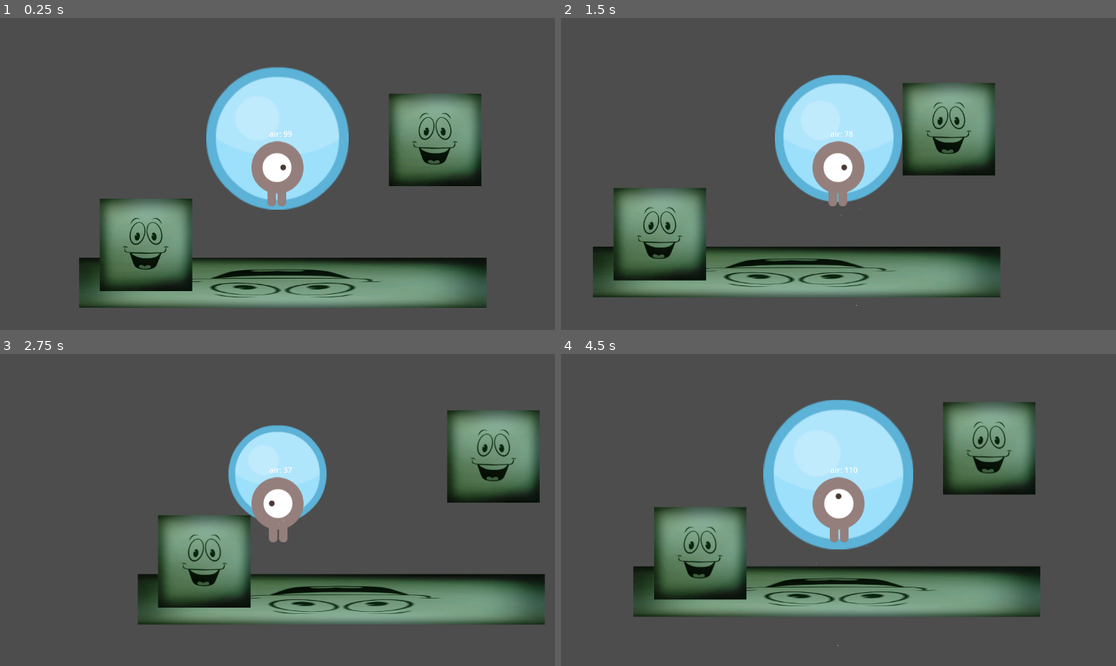
Above: before the commit, frames 1-4 (two rows, left to right).
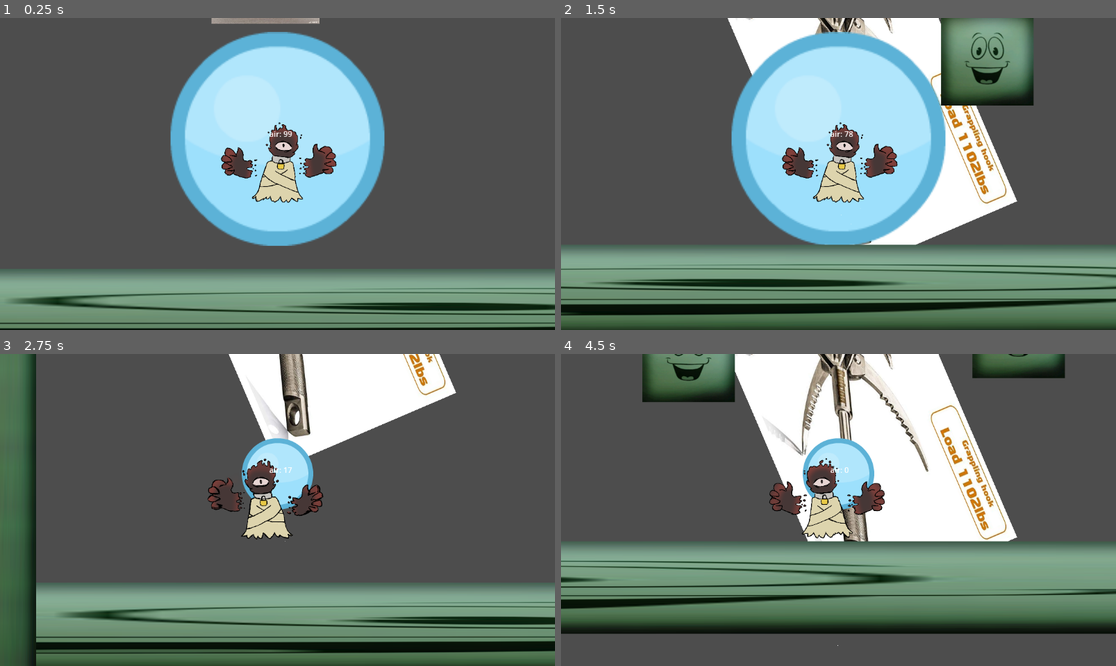
Above: after the commit, the same moments.

Repository: XabierMatute/bubbleworld
Game: Godot game, scene res://testchamber_1.tscn
The game is run twice, just before and just after one commit, with the same random seed, the same clock (stepped at 60 frames per second) and the same inputs. The project has no main scene, so this scene is started directly.
Inputs:
- Up to frame 1 (0.25 s): no input
- Up to frame 2 (1.5 s): tap Enter (ui_accept) at 0.5, 0.77 s; hold Right (ui_right) from 0.53 s (still down); tap Shift (dash) at 0.6 s; tap G (gancho, bound only after the commit) at 0.8, 1.35 s
- Up to frame 3 (2.75 s): tap Enter (ui_accept) at 1.52 s; tap Shift (dash) at 1.55, 2.1 s; release Right (ui_right) at 2.03 s; hold Left (ui_left) from 2.03 s (still down); tap G (gancho, bound only after the commit) at 2.3 s
- Up to frame 4 (4.5 s): release Left (ui_left) at 2.78 s; hold Right (ui_right) 2.78-4.28 s; tap G (gancho, bound only after the commit) at 2.85, 3.8, 4.35 s; tap Enter (ui_accept) at 3.02, 3.77 s; tap Shift (dash) at 3.05, 3.6 s; hold Left (ui_left) from 4.28 s (still down)

The runs differ from the first frame. In frame 1, 42% of the frame differs, in the area x 0-100%, y 0-100%; in frame 2, 56%; in frame 3, 46%; in frame 4, 55%.

Commit message:
me rindo con el gancho

Diff:
--- /dev/null
+++ b/protogamejam/gancho.gd
@@ -0,0 +1,35 @@
+extends RigidBody2D
+
+var moving_up: bool = false
+var speed: float = 1000.0  # Velocidad de movimiento
+@onready var raycast: RayCast2D = $RayCast2D  # Asegúrate de tener un RayCast2D como hijo del nodo
+
+func _ready() -> void:
+	position *= 0
+	hide()  # Oculta el nodo inicialmente
+
+func _process(delta: float) -> void:
+	if moving_up:
+		#if not raycast.is_colliding():  # Si no choca con nada
+		position.y -= speed * delta  # Mover hacia arriba
+
+func ganchear() -> void:
+	position *= 0
+	moving_up = true
+	show()  # Asegúrate de que el nodo sea visible al moverse
+
+func _on_collision() -> void:
+	moving_up = false
+	raycast
+	print("¡Gancho colisionó con ", raycast.get_collider())
+
+
+func _on_area_entered(area: Area2D) -> void:
+	moving_up = false
+	raycast
+	print("¡Gancho colisionó con ", raycast.get_collider())
+
+
+func _on_body_entered(body: Node) -> void:
+	moving_up = false
+	print("¡Gancho colisionó con ", body)
--- a/protogamejam/placeholders/YMwall.tscn
+++ b/protogamejam/placeholders/YMwall.tscn
@@ -6,6 +6,8 @@
 size = Vector2(3.04742, 4.0709)
 
 [node name="YMwall" type="StaticBody2D"]
+collision_layer = 257
+collision_mask = 257
 
 [node name="Sprite2D" type="Sprite2D" parent="."]
 texture = ExtResource("1_hlaxk")
--- a/protogamejam/placeholders/y_mwallreactive.gd
+++ b/protogamejam/placeholders/y_mwallreactive.gd
@@ -25,7 +25,8 @@
 		body.air += 50
 		$Area2D/AnimatedSprite2D.play("dinosaurio")
 	else:
-		body.air -= 50
+		#body.air -= 50
+		body.get_hit(50)
 
 
 # Cuando un cuerpo sale, revisa si no quedan más cuerpos y pausa la animación.
--- a/protogamejam/player.gd
+++ b/protogamejam/player.gd
@@ -13,6 +13,8 @@
 var jump_air_cosumption = base_jump_air_cosumption
 @export var dash_velocity = 1000
 
+var num_of_stage = 3
+
 var air := initial_air
 
 var alive = true
@@ -24,11 +26,14 @@
 func _ready() -> void:
 	alive = true
 	air = initial_air
-	$Bubble.scale *= 2
+	$Bubble.scale *= num_of_stage
 	$AnimatedSprite2D.animation = "walk"
 
 func get_bubble_percentage():
 	return float(air) / initial_air
+
+func get_bubble_stage():
+	return int(num_of_stage * get_bubble_percentage() + 1)
 
 func handle_animation():
 	$AnimatedSprite2D.flip_v = false
@@ -37,18 +42,30 @@
 	if dashing:
 		$AnimatedSprite2D.play("dash")
 		return
+	if hitted:
+		$AnimatedSprite2D.play("hit")
+		return
 	if velocity.x < 0:
 		looking_left = true
 	elif velocity.x > 0:
 		looking_left = false
 	if velocity.y < 0:
-		$AnimatedSprite2D.play("swim")
+		$AnimatedSprite2D.play("walk")
+		#$AnimatedSprite2D.play("swim")
 	elif velocity.x != 0:
 		$AnimatedSprite2D.play("walk")
 	else:
-		$AnimatedSprite2D.stop()
+		$AnimatedSprite2D.play("idle")
 
+var hitted = false
 
+func get_hit(damage):
+	print("hothit")
+	if hitted:
+		return
+	$HitTimer.start()
+	air -= damage
+	hitted = true
 
 func _process(delta: float) -> void:
 	handle_animation()
@@ -56,14 +73,19 @@
 	if air < 0:
 		air = 0
 		emit_signal("popped")
+		#get_hit()
+		#$AnimatedSprite2D.play("hit")
 		# debug
-		air = 111
-	$Bubble.scale = Vector2(2 ,2) * ((get_bubble_percentage()) / 2 + 0.5)
+		air = 0
+	print(air)
+	$Bubble.scale = Vector2(1 , 1) * get_bubble_stage()
+	print($Bubble.scale)
 
 @export var dash = 400
+@export var gravity_scale = 0.42
 
 func get_player_gavity():
-	return get_gravity() * (1 - get_bubble_percentage())
+	return get_gravity() / get_bubble_stage() * gravity_scale
 
 func _physics_process(delta: float) -> void:
 	# Add the gravity.
@@ -102,10 +124,24 @@
 		else:
 			velocity.x = dash_velocity
 
+	if Input.is_action_just_pressed("gancho"):
+		trow_gancho()
+
 	move_and_slide()
 
+func trow_gancho():
+	print("gancheo")
+	$Gancho.show()
+	$Gancho.ganchear()
+	pass
 
 func _on_dash_timer_timeout() -> void:
 	print("ya no dashing")
 	dashing = false
-	$AnimatedSprite2D.animation = "walk"
+	$AnimatedSprite2D.animation = "idle"
+
+
+func _on_hit_timer_timeout() -> void:
+	print("ya no hit")
+	hitted = false
+	$AnimatedSprite2D.animation = "idle"
--- a/protogamejam/player.tscn
+++ b/protogamejam/player.tscn
@@ -1,16 +1,22 @@
-[gd_scene load_steps=12 format=3 uid="uid://dcfpr5h6neam3"]
+[gd_scene load_steps=18 format=3 uid="uid://dcfpr5h6neam3"]
 
-[ext_resource type="Texture2D" uid="uid://bs75oebvxkwjy" path="res://placeholders/playerGrey_walk1.png" id="1_63gth"]
 [ext_resource type="Script" path="res://player.gd" id="1_t4wjq"]
-[ext_resource type="Texture2D" uid="uid://bu2bwonreucq1" path="res://placeholders/playerGrey_up1.png" id="2_d25by"]
-[ext_resource type="Texture2D" uid="uid://btbh441gngkcr" path="res://placeholders/playerGrey_walk2.png" id="2_hu0ij"]
 [ext_resource type="Texture2D" uid="uid://dea51rsnxvofk" path="res://placeholders/enemySwimming_1.png" id="3_060qi"]
-[ext_resource type="Texture2D" uid="uid://dblibjv7o34dw" path="res://placeholders/playerGrey_up2.png" id="3_ikxjg"]
 [ext_resource type="Texture2D" uid="uid://dbefcp0st16ox" path="res://placeholders/enemySwimming_2.png" id="4_3fc6j"]
 [ext_resource type="Texture2D" uid="uid://dar5br35fx3x6" path="res://placeholders/ballBlue_10.png" id="4_775sq"]
+[ext_resource type="Texture2D" uid="uid://i61g2ktewqlm" path="res://art/player/idle/1.png" id="5_2ynes"]
+[ext_resource type="Texture2D" uid="uid://cxy0xii7frrqy" path="res://art/player/hit/1.png" id="5_y14i8"]
+[ext_resource type="Texture2D" uid="uid://b8cv2rlul1n8q" path="res://art/player/idle/2.png" id="6_j037p"]
+[ext_resource type="Texture2D" uid="uid://vi3v5jk74wf2" path="res://art/player/hit/2.png" id="6_jffqg"]
+[ext_resource type="Texture2D" uid="uid://bosomvrbd5nte" path="res://art/player/idle/3.png" id="7_q71tt"]
+[ext_resource type="Texture2D" uid="uid://lv6c4253nr0d" path="res://art/player/idle/4.png" id="8_w0ge6"]
+[ext_resource type="Texture2D" uid="uid://svr0gtu2cobi" path="res://art/player/idle/5.png" id="9_5a7mh"]
+[ext_resource type="Script" path="res://gancho.gd" id="14_scwqi"]
+[ext_resource type="Texture2D" uid="uid://xrshk7g8baas" path="res://placeholders/gancho.jpg" id="15_temt4"]
 
-[sub_resource type="RectangleShape2D" id="RectangleShape2D_1oovi"]
-size = Vector2(108, 132)
+[sub_resource type="CapsuleShape2D" id="CapsuleShape2D_wd3bi"]
+radius = 128.813
+height = 670.513
 
 [sub_resource type="CircleShape2D" id="CircleShape2D_qo8mw"]
 radius = 74.4312
@@ -30,26 +36,76 @@
 }, {
 "frames": [{
 "duration": 1.0,
-"texture": ExtResource("2_d25by")
+"texture": ExtResource("5_y14i8")
 }, {
 "duration": 1.0,
-"texture": ExtResource("3_ikxjg")
+"texture": ExtResource("6_jffqg")
 }],
 "loop": true,
-"name": &"swim",
+"name": &"hit",
 "speed": 5.0
 }, {
 "frames": [{
 "duration": 1.0,
-"texture": ExtResource("1_63gth")
+"texture": ExtResource("5_2ynes")
 }, {
 "duration": 1.0,
-"texture": ExtResource("2_hu0ij")
+"texture": ExtResource("6_j037p")
+}, {
+"duration": 1.0,
+"texture": ExtResource("7_q71tt")
+}, {
+"duration": 1.0,
+"texture": ExtResource("8_w0ge6")
+}, {
+"duration": 1.0,
+"texture": ExtResource("9_5a7mh")
+}, {
+"duration": 1.0,
+"texture": ExtResource("8_w0ge6")
+}, {
+"duration": 1.0,
+"texture": ExtResource("7_q71tt")
+}, {
+"duration": 1.0,
+"texture": ExtResource("6_j037p")
+}],
+"loop": true,
+"name": &"idle",
+"speed": 5.0
+}, {
+"frames": [{
+"duration": 1.0,
+"texture": ExtResource("5_2ynes")
+}, {
+"duration": 1.0,
+"texture": ExtResource("6_j037p")
+}, {
+"duration": 1.0,
+"texture": ExtResource("7_q71tt")
+}, {
+"duration": 1.0,
+"texture": ExtResource("8_w0ge6")
+}, {
+"duration": 1.0,
+"texture": ExtResource("9_5a7mh")
+}, {
+"duration": 1.0,
+"texture": ExtResource("8_w0ge6")
+}, {
+"duration": 1.0,
+"texture": ExtResource("7_q71tt")
+}, {
+"duration": 1.0,
+"texture": ExtResource("6_j037p")
 }],
 "loop": true,
 "name": &"walk",
 "speed": 5.0
 }]
+
+[sub_resource type="RectangleShape2D" id="RectangleShape2D_1oovi"]
+size = Vector2(108, 132)
 
 [node name="player" type="CharacterBody2D"]
 collision_layer = 3
@@ -57,9 +113,24 @@
 motion_mode = 1
 script = ExtResource("1_t4wjq")
 
-[node name="CollisionShape2D" type="CollisionShape2D" parent="."]
-position = Vector2(0, -1)
-shape = SubResource("RectangleShape2D_1oovi")
+[node name="Gancho" type="RigidBody2D" parent="."]
+visible = false
+collision_layer = 256
+collision_mask = 256
+script = ExtResource("14_scwqi")
+
+[node name="Sprite" type="Sprite2D" parent="Gancho"]
+position = Vector2(57.2502, -30.4779)
+rotation = 1.16529
+scale = Vector2(0.961024, 0.592301)
+texture = ExtResource("15_temt4")
+
+[node name="CollisionShape2D" type="CollisionShape2D" parent="Gancho"]
+shape = SubResource("CapsuleShape2D_wd3bi")
+
+[node name="RayCast2D" type="RayCast2D" parent="Gancho"]
+target_position = Vector2(50, 50)
+collision_mask = 256
 
 [node name="Bubble" type="CollisionShape2D" parent="."]
 position = Vector2(0, -76)
@@ -70,8 +141,11 @@
 texture = ExtResource("4_775sq")
 
 [node name="AnimatedSprite2D" type="AnimatedSprite2D" parent="."]
+position = Vector2(-11, -91)
+scale = Vector2(-0.3, 0.3)
 sprite_frames = SubResource("SpriteFrames_lqwtf")
-animation = &"dash"
+animation = &"walk"
+autoplay = "idle"
 
 [node name="PlatformDetector" type="RayCast2D" parent="."]
 
@@ -84,4 +158,14 @@
 wait_time = 0.42
 one_shot = true
 
+[node name="CollisionShape2D" type="CollisionShape2D" parent="."]
+position = Vector2(0, -1)
+shape = SubResource("RectangleShape2D_1oovi")
+
+[node name="HitTimer" type="Timer" parent="."]
+one_shot = true
+
+[connection signal="body_entered" from="Gancho" to="Gancho" method="_on_body_entered"]
+[connection signal="body_shape_entered" from="Gancho" to="Gancho" method="_on_body_shape_entered"]
 [connection signal="timeout" from="DashTimer" to="." method="_on_dash_timer_timeout"]
+[connection signal="timeout" from="HitTimer" to="." method="_on_hit_timer_timeout"]
--- a/protogamejam/project.godot
+++ b/protogamejam/project.godot
@@ -22,3 +22,8 @@
 , Object(InputEventKey,"resource_local_to_scene":false,"resource_name":"","device":-1,"window_id":0,"alt_pressed":false …(183 unchanged characters)…
 ]
 }
+gancho={
+"deadzone": 0.5,
+"events": [Object(InputEventKey,"resource_local_to_scene":false,"resource_name":"","device":-1,"window_id":0,"alt_pressed":false,"shift_pressed":false,"ctrl_pressed":false,"meta_pressed":false,"pressed":false,"keycode":0,"physical_keycode":71,"key_label":0,"unicode":103,"location":0,"echo":false,"script":null)
+]
+}
--- a/protogamejam/testchamber_1.tscn
+++ b/protogamejam/testchamber_1.tscn
@@ -13,9 +13,11 @@
 position = Vector2(579, 338)
 
 [node name="player" parent="." instance=ExtResource("1_8yvxc")]
-position = Vector2(1, 0)
+position = Vector2(-132, 1491)
 motion_mode = 0
-JUMP_VELOCITY = -2000.0
+SPEED = 1000.0
+JUMP_VELOCITY = -800.0
+gravity_scale = 0.88
 
 [node name="Label" type="Label" parent="player"]
 offset_left = -17.0
Binary file added: protogamejam/art/player/hit/1.png
Not shown, added: protogamejam/art/player/hit/1.png.import
Binary file added: protogamejam/art/player/hit/2.png
Not shown, added: protogamejam/art/player/hit/2.png.import
Binary file added: protogamejam/art/player/idle/1.png
Not shown, added: protogamejam/art/player/idle/1.png.import
Binary file added: protogamejam/art/player/idle/2.png
Not shown, added: protogamejam/art/player/idle/2.png.import
Binary file added: protogamejam/art/player/idle/3.png
Not shown, added: protogamejam/art/player/idle/3.png.import
Binary file added: protogamejam/art/player/idle/4.png
Not shown, added: protogamejam/art/player/idle/4.png.import
(and 4 more such lines)
